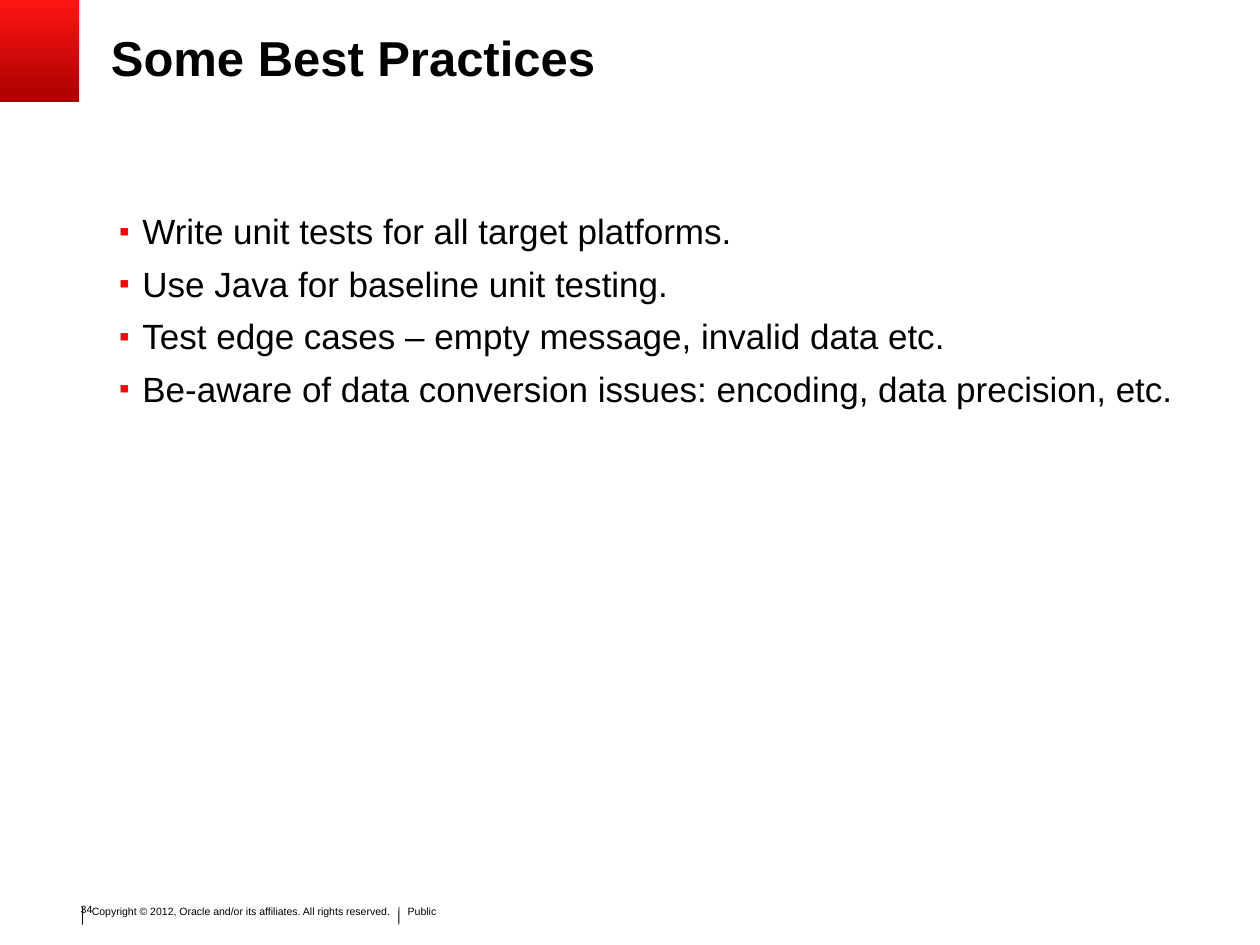
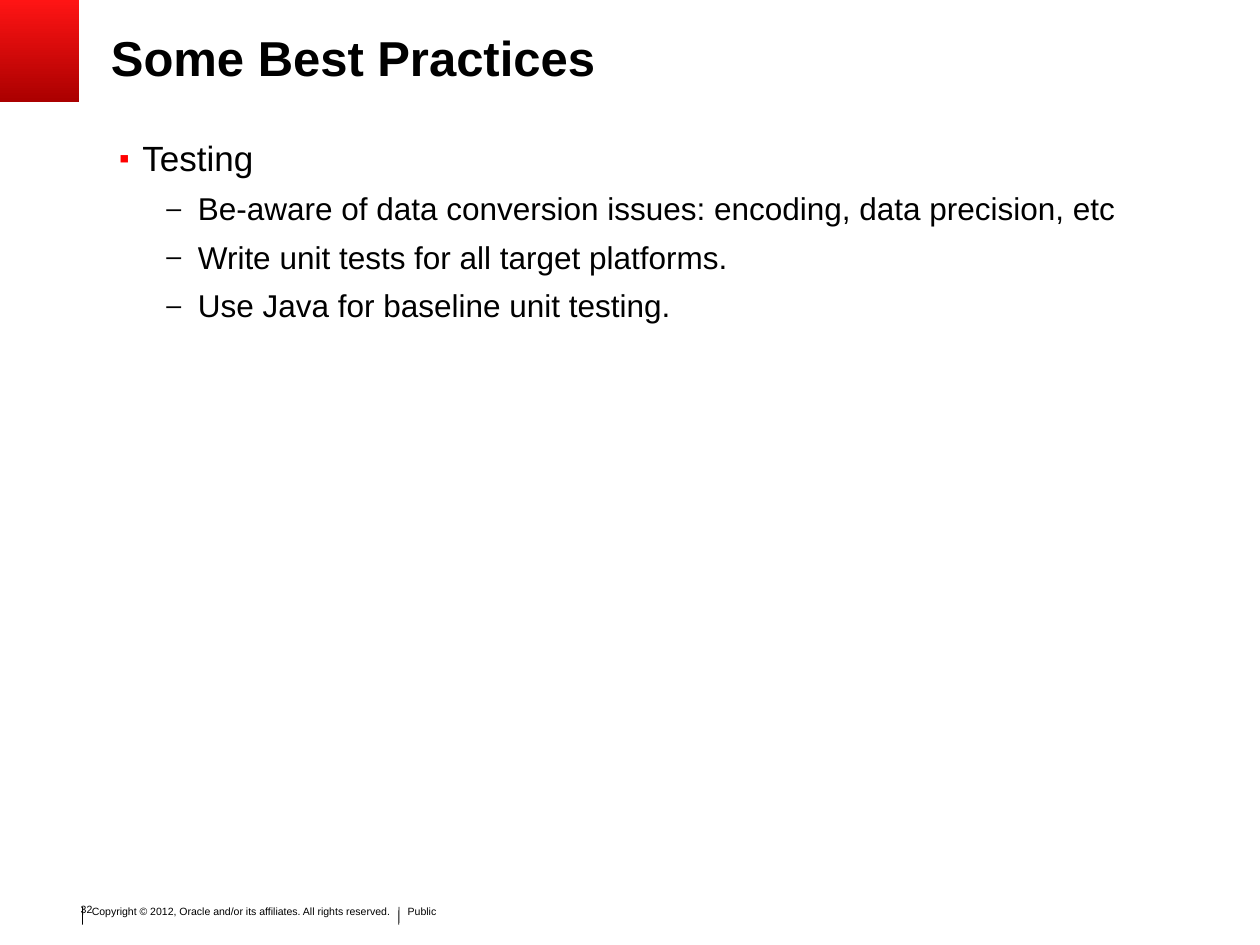
Before and after one commit to SoryBalde/javaee-mobile, a slide deck: slide 32 of javaee_mobile.ppt (slide 34 before the commit). Drawn at 1260x945 pixels with LibreOffice and Linux fonts; fonts in the diff are those of the drawing; background and template pictures are left out. Boxes give left, top, right and bottom in pixels: in the first picture for what was removed or moved away, otherwise in the second. Text is boxed around its words. In the diff, an @@ line names an element or a change of style, - is before the commit and + after.

```diff
--- a/javaee_mobile.ppt
+++ b/javaee_mobile.ppt
@@ text "Testing": place and size @@
-text "Testing" at <box>142,218,1172,409</box>
+text "Testing" at <box>142,145,1115,323</box>
@@ text at <box>142,145,1115,226</box>: paragraphs added @@
+▪ Testing
+  – Be-aware of data conversion issues: encoding, data precision, etc
@@ text at <box>198,246,727,323</box>: size 20 to 18 pt in "Write unit tests for all target platforms.", "Use Java for baseline unit testing."; bullet ▪ to –; list level 1 to 2 in "Write unit tests for all ..."; bullet colour #FF0000 to #000000; list level 1 to 2 in "Use Java for baseline unit ..." @@
@@ text at <box>142,323,1172,409</box>: paragraphs removed @@
-▪ Test edge cases – empty message, invalid data etc.
-▪ Be-aware of data conversion issues: encoding, data precision, etc.
@@ page number at <box>81,905,93,916</box>: text changed @@
-34
+32
```
Also in this commit, not shown: 31 other slides changed, 6 slides added, 6 slides removed.
